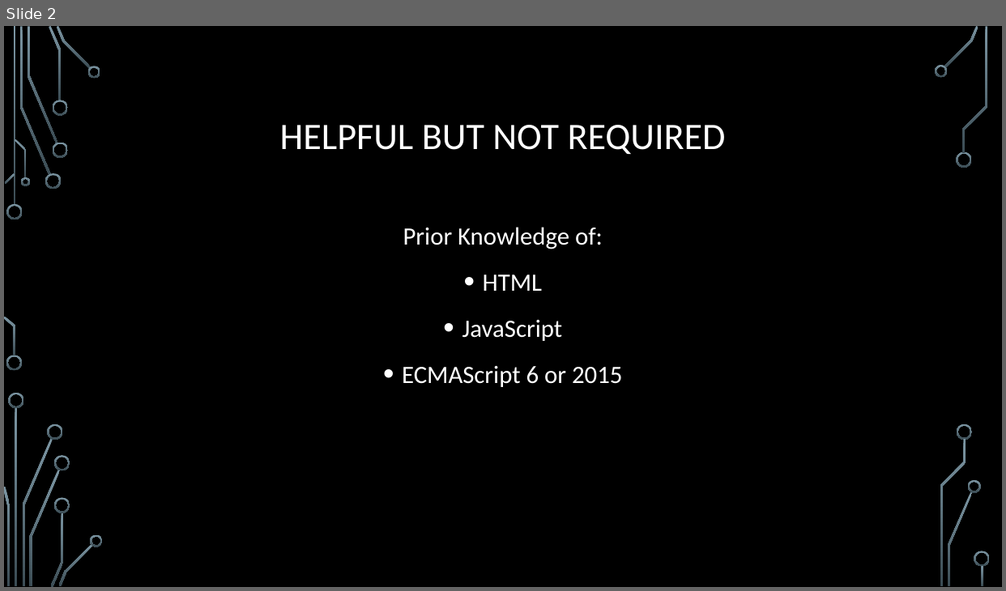
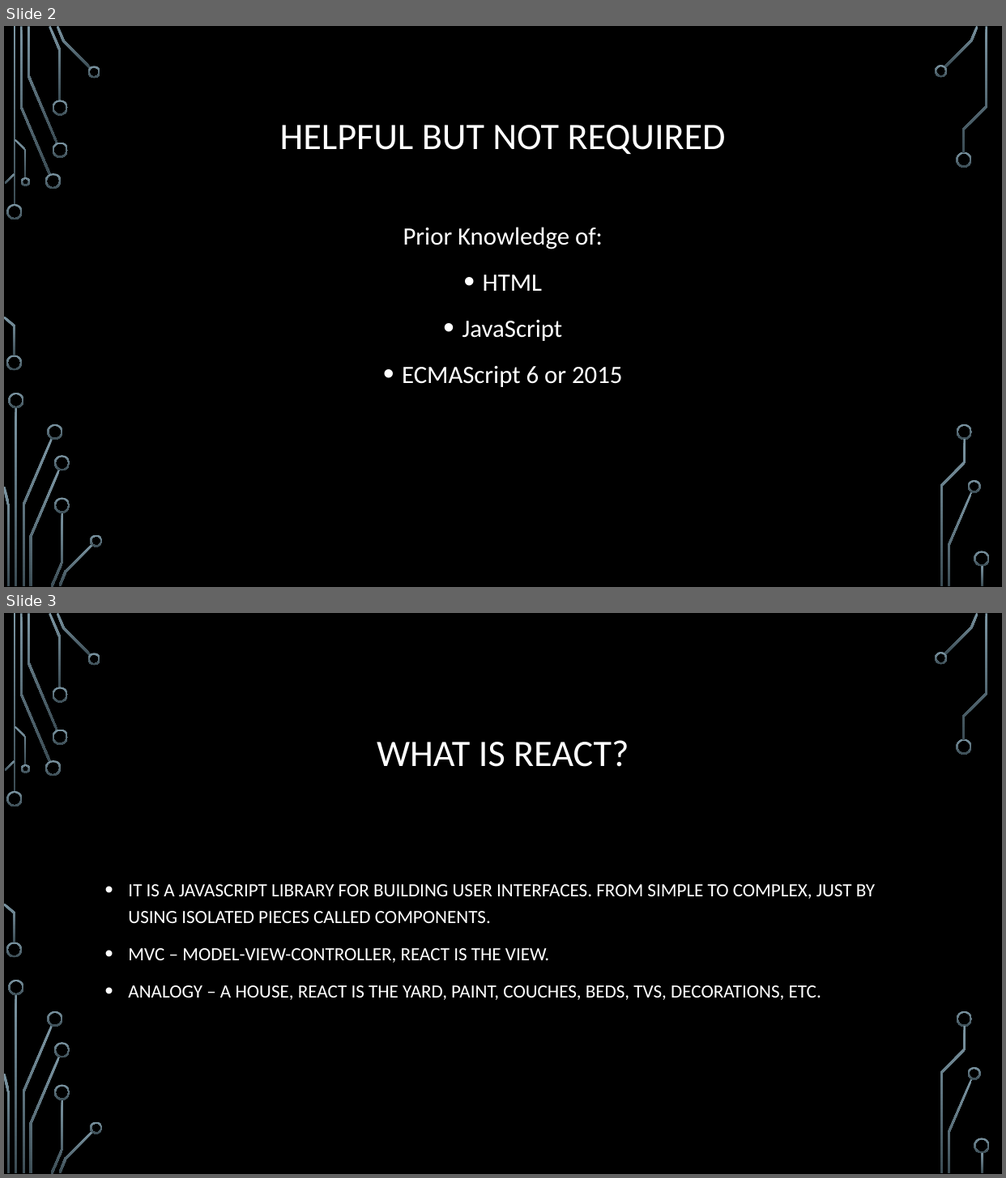
Before and after one commit to kenxwagner/ken_teaches, a slide deck: React/slides/react_lessons_slides.pptx. Shown one above the other, each under a label of ours: slide 2 before the commit, slides 2 and 3 after it. The pictures are 1006x591 and 1006x1178 pixels, drawn with LibreOffice and Linux fonts; fonts in the diff are those of the drawing; background and template pictures are left out. Boxes give left, top, right and bottom in pixels: in the first picture for what was removed or moved away, otherwise in the second. Text is boxed around its words. In the diff, an @@ line names an element or a change of style, - is before the commit and + after.

```diff
--- a/React/slides/react_lessons_slides.pptx
+++ b/React/slides/react_lessons_slides.pptx
@@ slide 3 added at (4,613,1002,1174), background picture (left out); not listed: 36 template elements that a slide beside it also shows @@
@@ title added at (377,740,629,767), 36 pt, text #FFFFFF @@
+WHAT IS REACT?
@@ text added at (128,884,875,1000), 18 pt, text #FFFFFF @@
+• IT IS A JAVASCRIPT LIBRARY FOR BUILDING USER INTERFACES. FROM SIMPLE TO COMPLEX, JUST BY USING ISOLATED PIECES CALLED COMPONENTS.
+• MVC – MODEL-VIEW-CONTROLLER, REACT IS THE VIEW.
+• ANALOGY – A HOUSE, REACT IS THE YARD, PAINT, COUCHES, BEDS, TVS, DECORATIONS, ETC.
```
Also in this commit, not shown: 1 slide changed, 1 other slide added, 1 slide removed, 3 other files.
